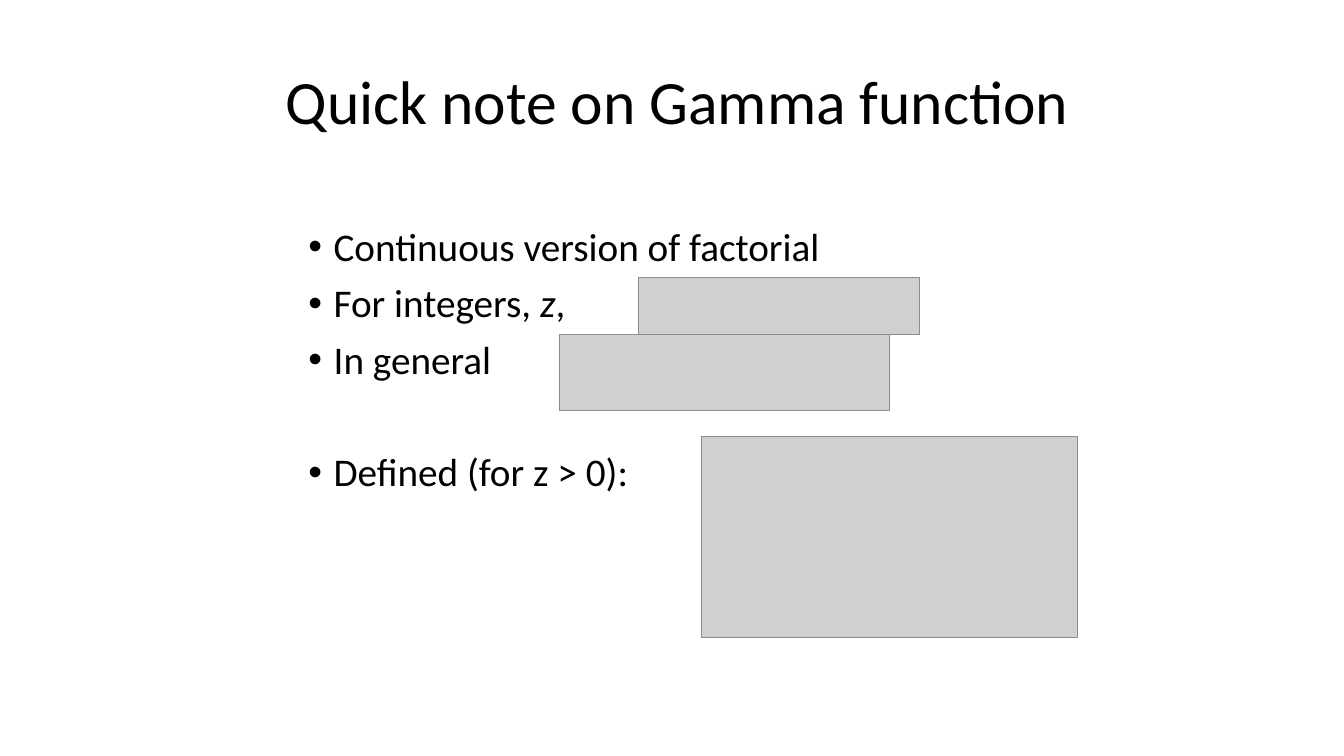
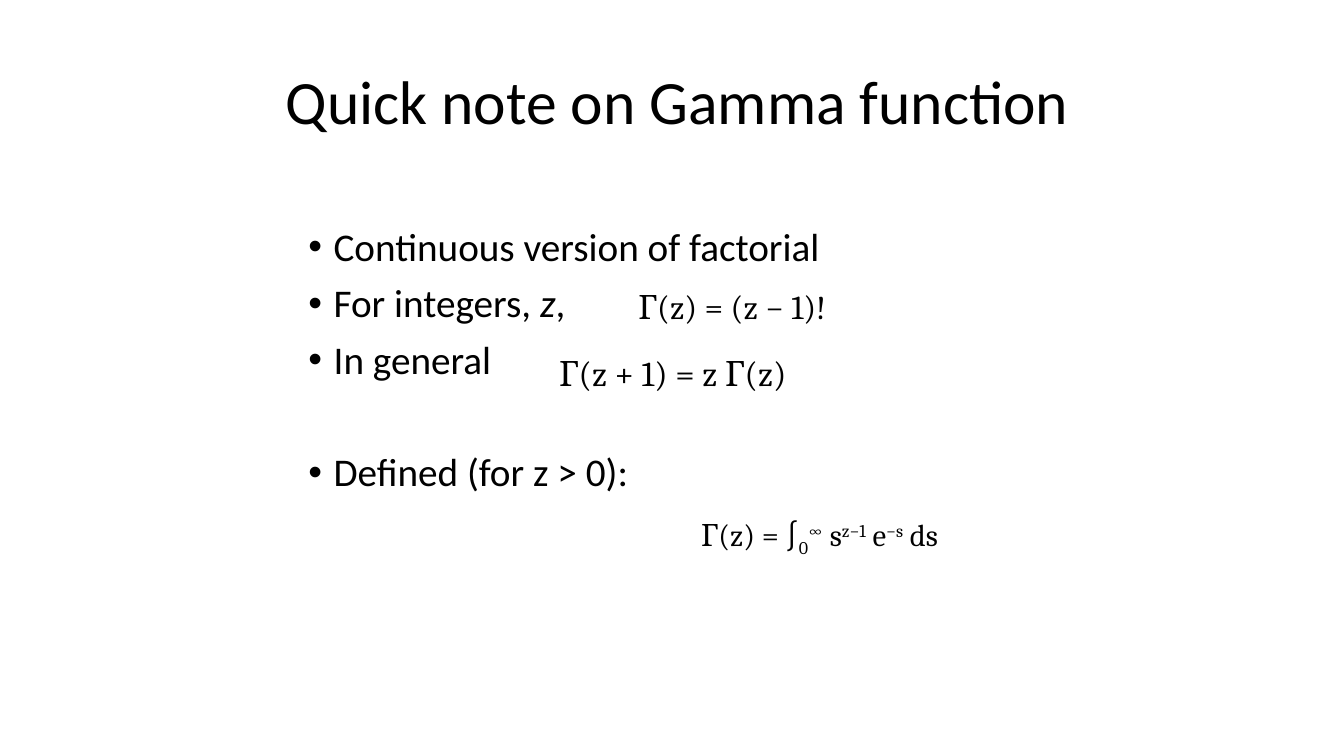
Before and after one commit to taaltree/FW536, a slide deck: slide 42 of Day1_Probability/FW536_Day1_Afternoon Distributions I_accessible.pptx. Drawn at 1344x756 pixels with LibreOffice and Linux fonts; fonts in the diff are those of the drawing; grey boxes stand for pictures. Boxes give left, top, right and bottom in pixels: in the first picture for what was removed or moved away, otherwise in the second. Text is boxed around its words. In the diff, an @@ line names an element or a change of style, - is before the commit and + after.

```diff
--- a/Day1_Probability/FW536_Day1_Afternoon Distributions I_accessible.pptx
+++ b/Day1_Probability/FW536_Day1_Afternoon Distributions I_accessible.pptx
@@ picture removed at <box>638,277,920,335</box> @@
@@ text added at <box>638,295,826,324</box>, 24 pt, text #000000 @@
+Γ(z) = (z − 1)!
@@ picture removed at <box>560,335,890,410</box> @@
@@ text added at <box>559,361,787,391</box>, 25 pt, text #000000 @@
+Γ(z + 1) = z Γ(z)
@@ picture removed at <box>702,438,1079,638</box> @@
@@ text added at <box>701,524,938,554</box>, 22 pt, text #000000 @@
+Γ(z) = ∫0∞ sz−1 e−s ds
```
Also in this commit, not shown: 15 other slides changed, 3 other files.
